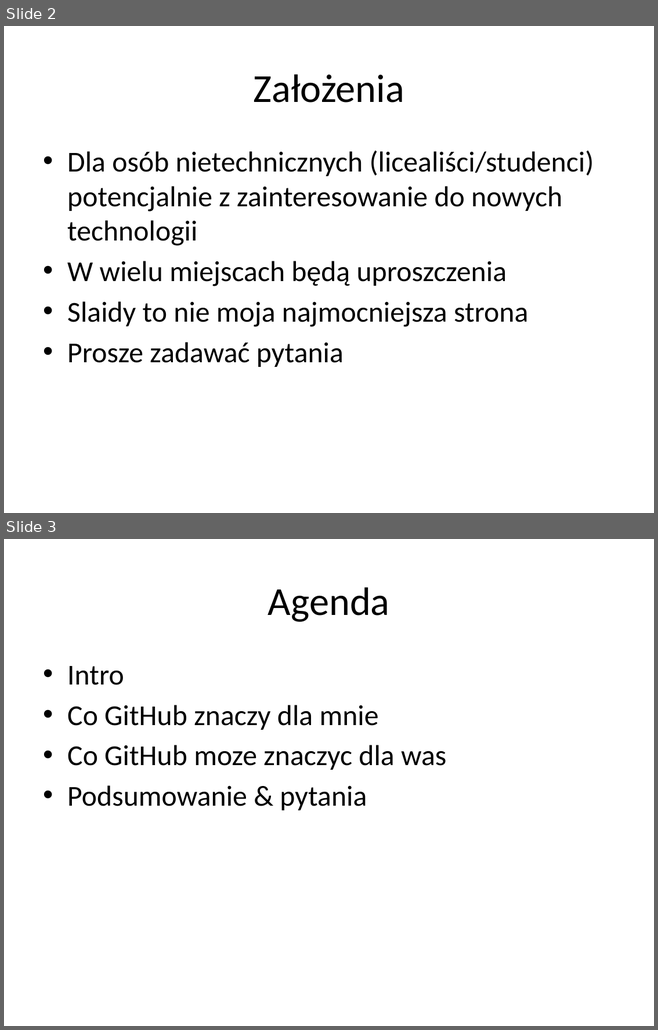
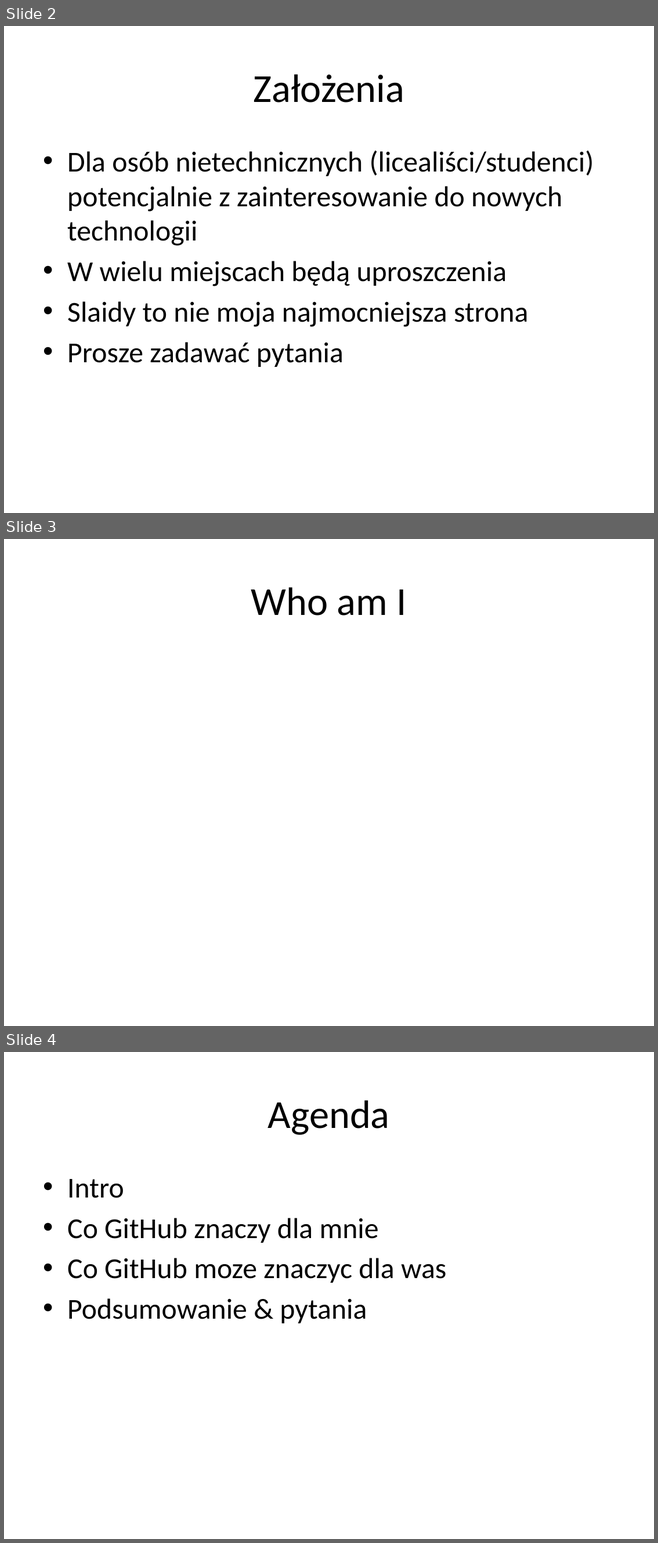
Before and after one commit to krzysztofkaluzny/codeweek, a slide deck: GitHub - Talk .pptx. Shown one above the other, each under a label of ours: slides 2 and 3 before the commit, slides 2, 3 and 4 after it. The pictures are 658x1030 and 658x1543 pixels, drawn with LibreOffice and Linux fonts; fonts in the diff are those of the drawing. Boxes give left, top, right and bottom in pixels: in the first picture for what was removed or moved away, otherwise in the second. Text is boxed around its words. In the diff, an @@ line names an element or a change of style, - is before the commit and + after.

```diff
--- a/GitHub - Talk .pptx
+++ b/GitHub - Talk .pptx
@@ slide 3 added at <box>4,539,654,1026</box>, background #FFFFFF @@
@@ title added at <box>251,587,407,616</box>, 44 pt, text #000000 @@
+Who am I
@@ what was slide 3 is now slide 4 @@
```
Also in this commit, not shown: 1 slide changed.
